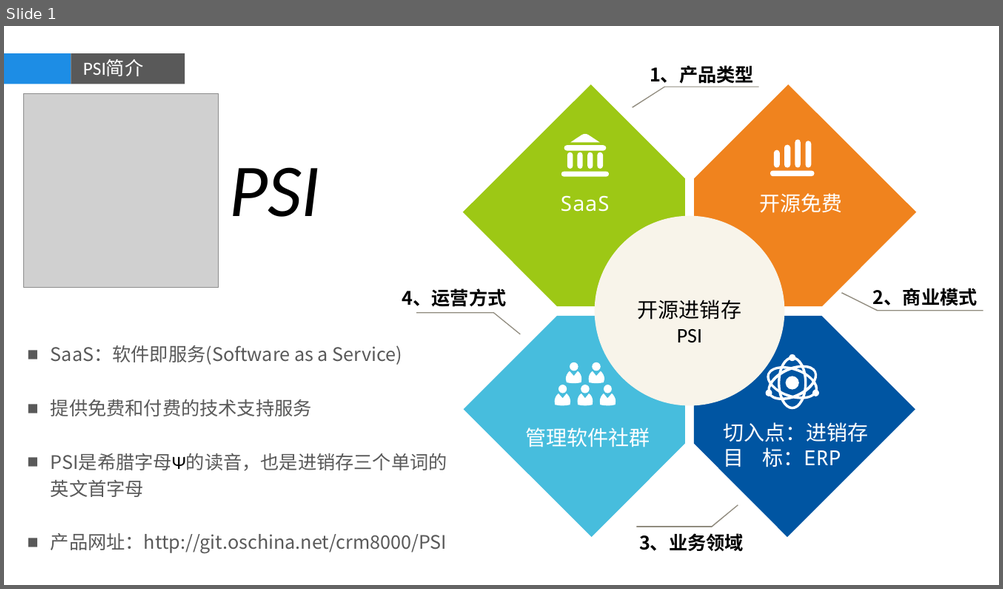
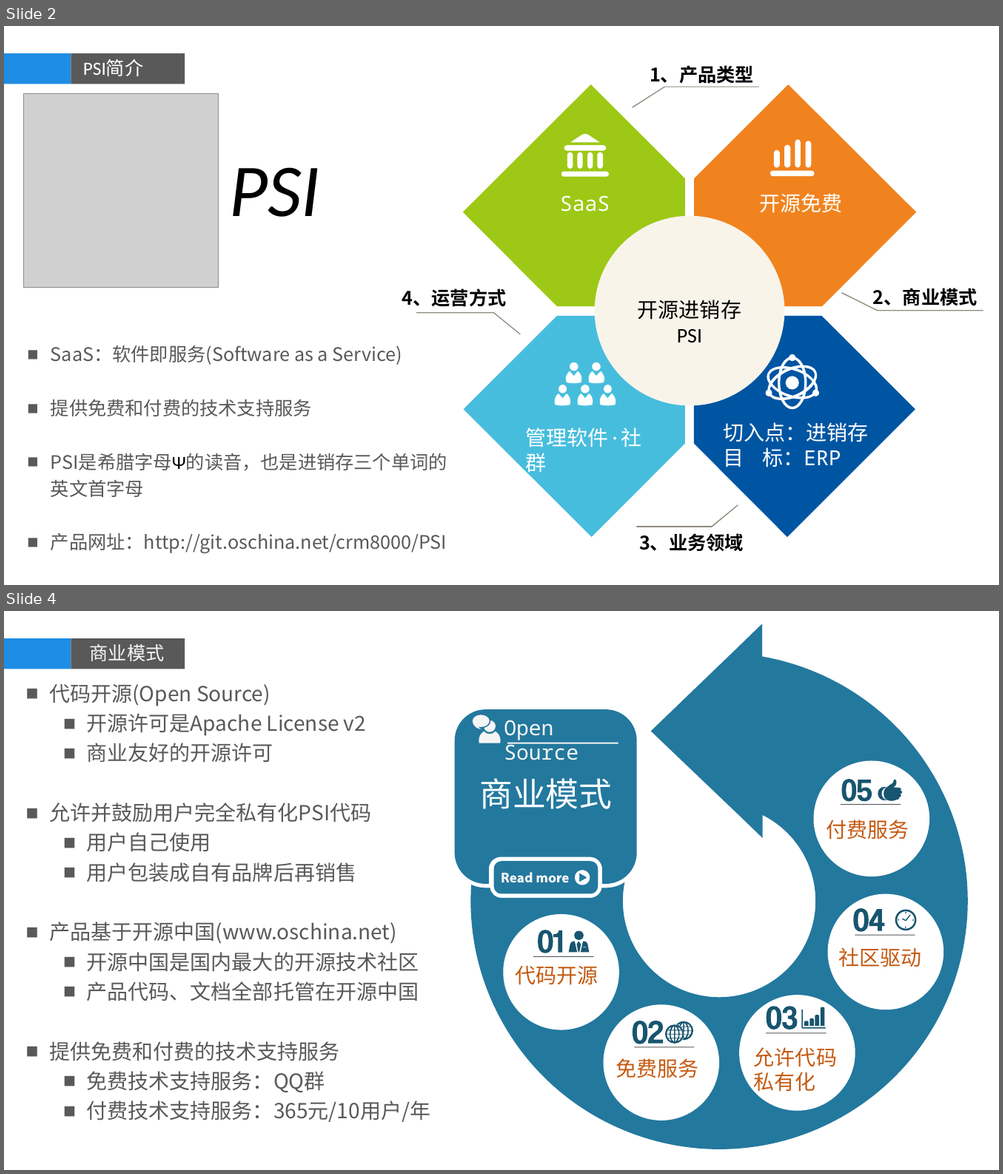
Before and after one commit to dongxf/PSI, a slide deck: doc/01 概要设计/PSI.pptx. Shown one above the other, each under a label of ours: slide 1 before the commit, slides 2 and 4 after it; the slides between them are not shown. The pictures are 1003x589 and 1003x1174 pixels, drawn with LibreOffice and Linux fonts; fonts in the diff are those of the drawing; grey boxes stand for pictures; background and template pictures are left out. Boxes give left, top, right and bottom in pixels: in the first picture for what was removed or moved away, otherwise in the second. Text is boxed around its words. In the diff, an @@ line names an element or a change of style, - is before the commit and + after.

```diff
--- a/doc/01 概要设计/PSI.pptx
+++ b/doc/01 概要设计/PSI.pptx
@@ slide 4 added at bbox=[4, 611, 999, 1170], background picture (left out); not listed: 2 template elements that a slide beside it also shows @@
@@ freeform shape added at bbox=[468, 624, 999, 1170], fill #23789E @@
@@ text added at bbox=[90, 644, 165, 661], 18 pt, text #F6F5F5 @@
+商业模式
@@ text added at bbox=[49, 684, 431, 1122], 20 pt, text #595959 @@
+■ 代码开源(Open Source)
+  ■ 开源许可是Apache License v2
+  ■ 商业友好的开源许可
+■ 允许并鼓励用户完全私有化PSI代码
+  ■ 用户自己使用
+  ■ 用户包装成自有品牌后再销售
+■ 产品基于开源中国(www.oschina.net)
+  ■ 开源中国是国内最大的开源技术社区
+  ■ 产品代码、文档全部托管在开源中国
+■ 提供免费和付费的技术支持服务
+  ■ 免费技术支持服务：QQ群
+  ■ 付费技术支持服务：365元/10用户/年
@@ freeform shape added at bbox=[455, 709, 637, 884], fill #23789E @@
@@ text added at bbox=[504, 720, 578, 760], 20 pt, text #F6F5F5 @@
+Open Source
@@ group added at bbox=[472, 715, 618, 743]: 3 freeform shapes, 1 rectangle @@
@@ ellipse added at bbox=[814, 761, 929, 877], fill #FFFFFF @@
@@ text added at bbox=[479, 778, 612, 809], 32 pt, text #FFFFFF @@
+商业模式
@@ group added at bbox=[840, 779, 902, 805]: 4 freeform shapes, 1 rectangle @@
@@ text added at bbox=[825, 820, 908, 840], 20 pt, text #C55A11 @@
+付费服务
@@ group added at bbox=[493, 862, 597, 894]: 10 freeform shapes @@
@@ ellipse added at bbox=[828, 894, 943, 1010], fill #FFFFFF @@
@@ ellipse added at bbox=[504, 914, 619, 1031], fill #FFFFFF @@
@@ group added at bbox=[853, 908, 916, 936]: 8 freeform shapes, 1 rectangle @@
@@ group added at bbox=[533, 931, 594, 957]: 5 freeform shapes, 1 ellipse, 1 rectangle @@
@@ text added at bbox=[839, 948, 922, 968], 20 pt, text #C55A11 @@
+社区驱动
@@ text added at bbox=[515, 966, 598, 985], 20 pt, text #C55A11 @@
+代码开源
@@ ellipse added at bbox=[603, 1005, 719, 1121], fill #FFFFFF @@
@@ ellipse added at bbox=[739, 995, 854, 1111], fill #FFFFFF @@
@@ group added at bbox=[632, 1022, 694, 1048]: 4 freeform shapes, 1 rectangle @@
@@ text added at bbox=[754, 1048, 836, 1096], 20 pt, text #C55A11 @@
+允许代码
+私有化
@@ group added at bbox=[765, 1006, 826, 1034]: 4 freeform shapes, 1 rectangle @@
@@ text added at bbox=[615, 1059, 698, 1079], 20 pt, text #C55A11 @@
+免费服务
@@ what was slide 1 is now slide 2 @@
@@ slide 2 changed as well @@
@@ text at bbox=[526, 428, 642, 477]: text changed @@
-管理软件社群
+管理软件·社群
```
Also in this commit, not shown: 6 other slides added.
